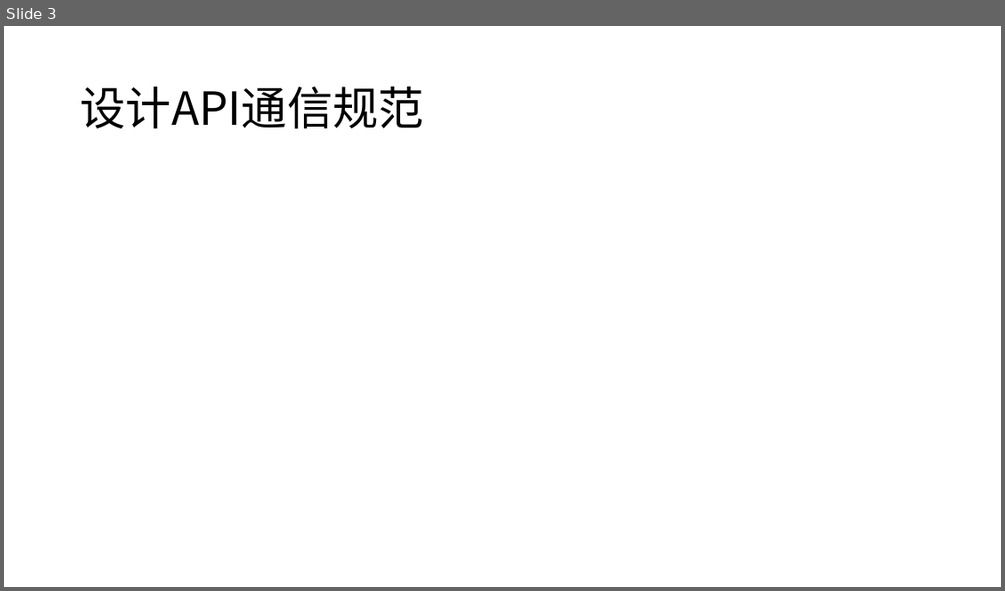
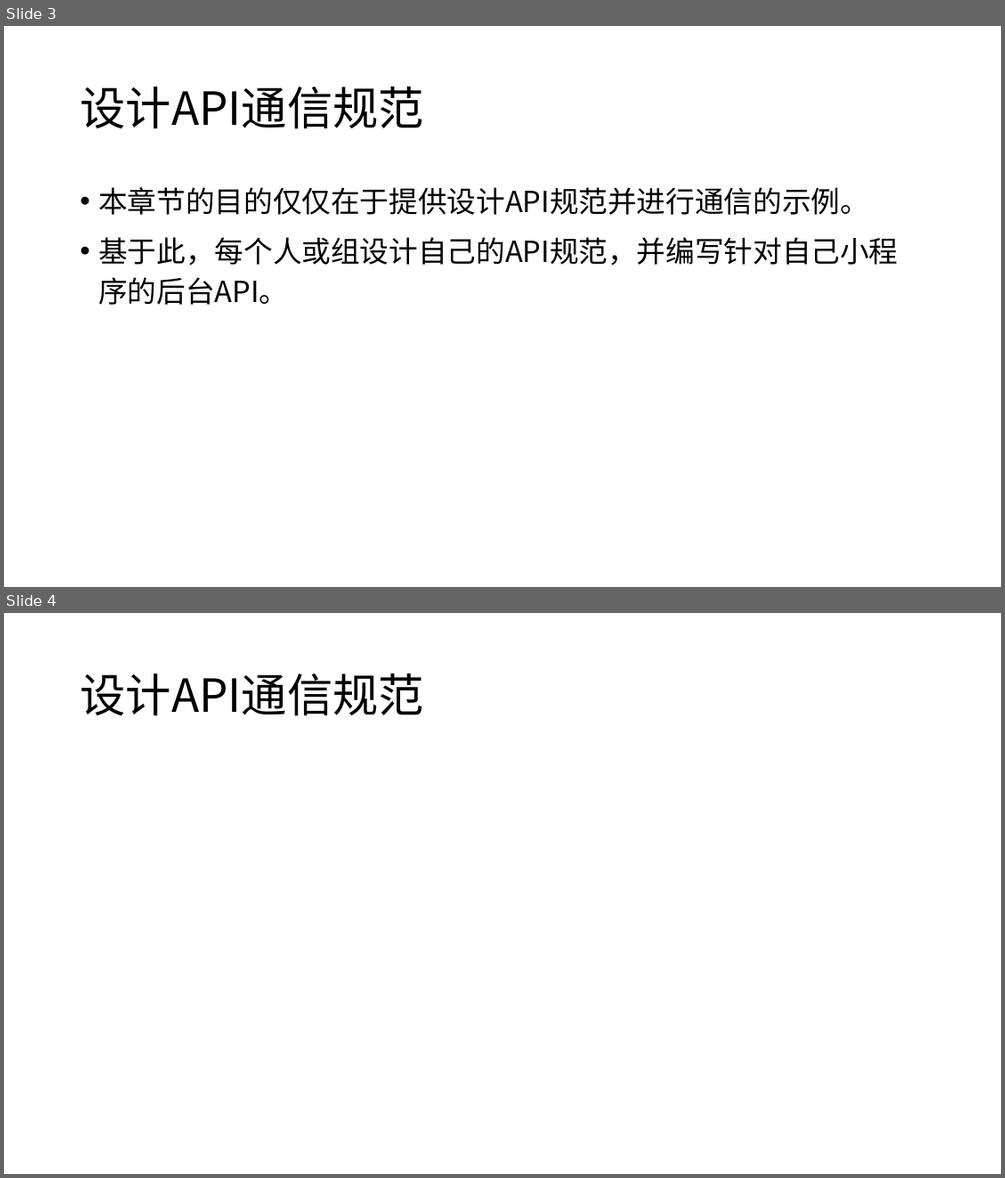
Before and after one commit to edu2act/course-wechat-and-miniprogram, a slide deck: materials/ch07/ch07-编写小程序后台API.pptx. Shown one above the other, each under a label of ours: slide 3 before the commit, slides 3 and 4 after it. The pictures are 1005x591 and 1005x1178 pixels, drawn with LibreOffice and Linux fonts; fonts in the diff are those of the drawing. Boxes give left, top, right and bottom in pixels: in the first picture for what was removed or moved away, otherwise in the second. Text is boxed around its words. In the diff, an @@ line names an element or a change of style, - is before the commit and + after.

```diff
--- a/materials/ch07/ch07-编写小程序后台API.pptx
+++ b/materials/ch07/ch07-编写小程序后台API.pptx
@@ slide 3 added at [4,26,1001,587], background #FFFFFF @@
@@ title added at [80,87,424,129], 44 pt, text #000000 @@
+设计API通信规范
@@ text added at [98,187,898,305], 28 pt, text #000000 @@
+• 本章节的目的仅仅在于提供设计API规范并进行通信的示例。
+• 基于此，每个人或组设计自己的API规范，并编写针对自己小程序的后台API。
@@ what was slide 3 is now slide 4 @@
```
Also in this commit, not shown: 2 slides changed, 12 other files.
